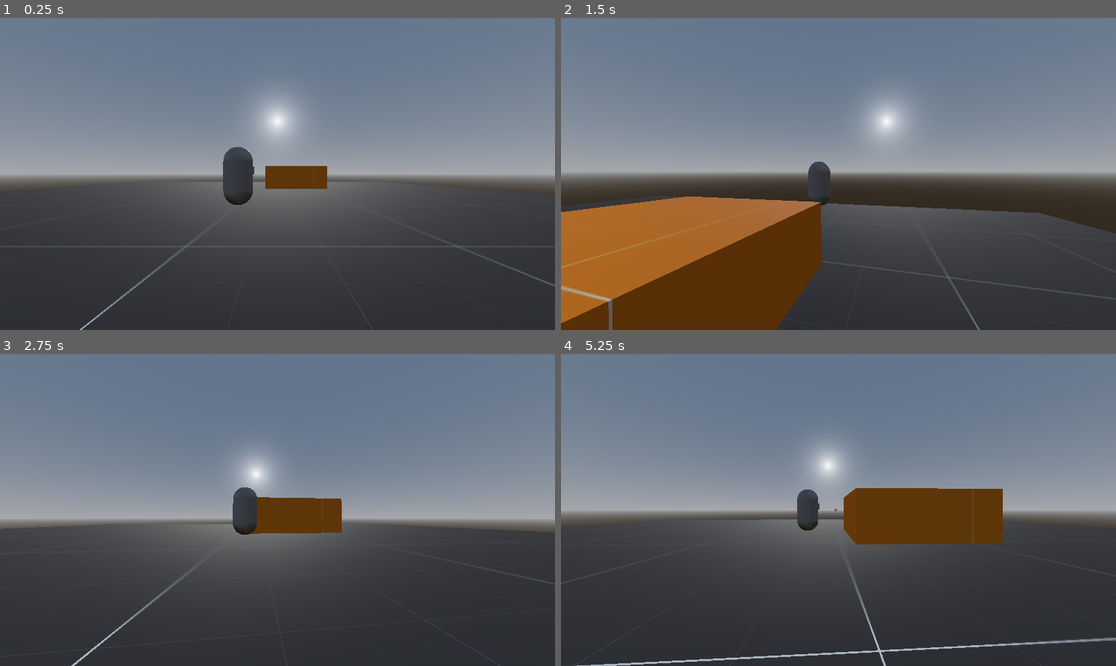
Above: before the commit, frames 1-4 (two rows, left to right).
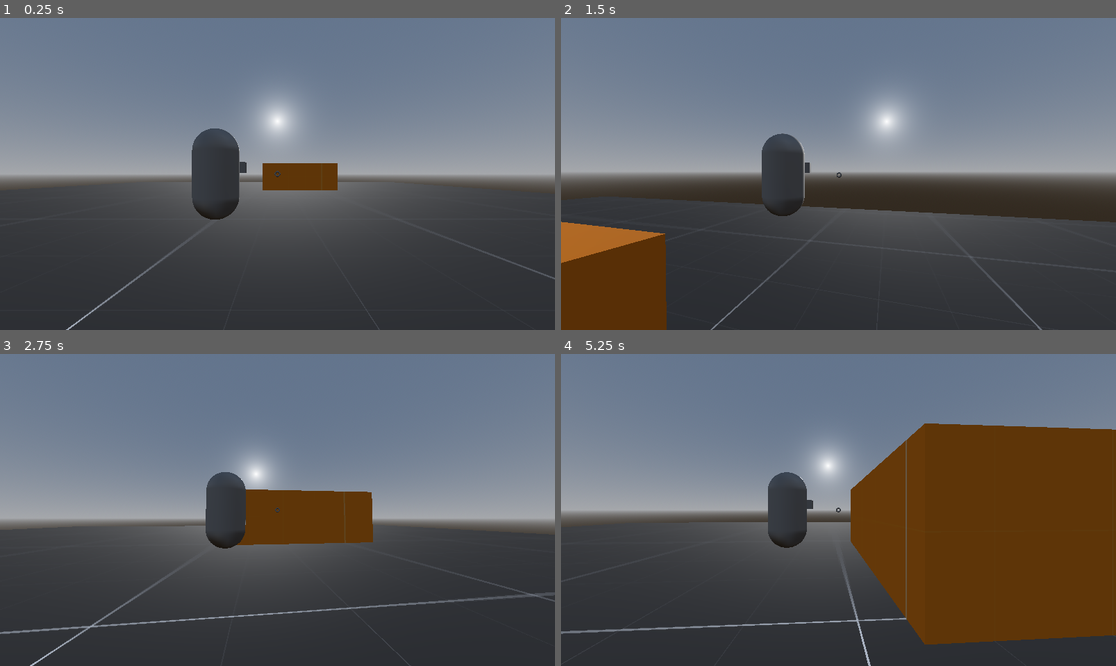
Above: after the commit, the same moments.

Repository: kylekrause3/man-vs-godot
Game: Godot game, scene res://scenes/levels/dev.tscn
The game is run twice, just before and just after one commit, with the same random seed, the same clock (stepped at 60 frames per second) and the same inputs.
Inputs (mouse positions are in pixels of both pictures, inside the frame that each line leads up to):
- Up to frame 1 (0.25 s): no input
- Up to frame 2 (1.5 s): tap Enter at 0.5 s; move the mouse to (866, 174) at 0.52 s; hold Shift (sprint) 0.53-1.28 s; hold W (up) from 0.53 s (still down); click (866, 174) at 0.67 s; tap Space (jump) at 0.77 s; move the mouse to (810, 174) at 1.27 s; tap Shift (sprint) at 1.35 s; click (810, 174) at 1.42 s
- Up to frame 3 (2.75 s): keep holding W (up); tap Space (jump) at 1.52 s; move the mouse to (288, 503) at 2.02 s; hold Shift (sprint) from 2.03 s (still down); tap R (teleport) at 2.1 s; click (288, 503) at 2.17 s
- Up to frame 4 (5.25 s): keep holding W (up); move the mouse to (832, 516) at 2.77 s; release Shift (sprint) at 2.78 s; tap Shift (sprint) at 2.85, 4.55 s; click (832, 516) at 2.92 s; tap Space (jump) at 3.02, 3.77, 4.52 s; move the mouse to (877, 513) at 3.52 s; hold Shift (sprint) 3.53-4.28 s; click (877, 513) at 3.67 s; move the mouse to (794, 506) at 4.27 s; tap R (teleport) at 4.35 s; click (794, 506) at 4.42 s; move the mouse to (844, 510) at 5.02 s; hold Shift (sprint) from 5.03 s (still down); click (844, 510) at 5.17 s

The runs differ from the first frame. In frame 1, 3.1% of the frame differs, in the area x 8-100%, y 35-100%; in frame 2, 18%; in frame 3, 4.5%; in frame 4, 28%, in the area x 0-100%, y 22-100%.

Commit message:
toggles for lerp and zoom, method for forward and target pos

Diff:
--- a/mvb/CameraFollow.gd
+++ b/mvb/CameraFollow.gd
@@ -1,14 +1,16 @@
 extends Camera3D
 
 @export var target : Node
-@export var orbit_radius : float = 7.0
+@export var orbit_radius : float = 4.5
 @export var view_sensitivity : float = 1.0
 @export var orient_target : bool = true
 @export var raycast : RayCast3D
 @export var zoom_fov_instead_of_distance : bool = false
 @export var zoom_amount : float = 0.5
 @export var fov_change_rate : float = 100
-@export var camera_acceleration : float = 10
+@export var camera_acceleration : float = 50
+@export var camera_lerp : bool = true
+@export var do_scroll_zoom : bool = true
 
 var mouse_input : Vector2 = Vector2.ZERO
 var view_sensitivity_scalar : float = 0.25
@@ -40,7 +42,10 @@
 
 
 func _process(delta):
-	self.global_position = lastpos.lerp(target.global_position, camera_acceleration * delta)
+	if camera_lerp:
+		self.global_position = lastpos.lerp(target.global_position, camera_acceleration * delta)
+	else:
+		self.global_position = target.global_position
 	lastpos = self.global_position
 	var backward = get_backward(self.rotation)
 
@@ -83,18 +88,20 @@
 				Input.mouse_mode = Input.MOUSE_MODE_CAPTURED
 				do_mouse_movement = true
 		if event.button_index == MOUSE_BUTTON_WHEEL_UP:
-			if zoom_fov_instead_of_distance:
-				tracked_fov -= zoom_amount
-				sprintfov -= zoom_amount
-			else:
-				if orbit_radius - zoom_amount > 0:
-					orbit_radius -= zoom_amount
+			if do_scroll_zoom:
+				if zoom_fov_instead_of_distance:
+					tracked_fov -= zoom_amount
+					sprintfov -= zoom_amount
+				else:
+					if orbit_radius - zoom_amount > 0:
+						orbit_radius -= zoom_amount
 		if event.button_index == MOUSE_BUTTON_WHEEL_DOWN:
-			if zoom_fov_instead_of_distance:
-				tracked_fov += zoom_amount
-				sprintfov += zoom_amount
-			else:
-				orbit_radius += zoom_amount
+			if do_scroll_zoom:
+				if zoom_fov_instead_of_distance:
+					tracked_fov += zoom_amount
+					sprintfov += zoom_amount
+				else:
+					orbit_radius += zoom_amount
 	elif event is InputEventKey and event.pressed:
 		if event.keycode == KEY_ESCAPE:
 			if Input.mouse_mode == Input.MOUSE_MODE_CAPTURED:
@@ -108,6 +115,13 @@
 	ret = ret.rotated(Vector3(0, 1, 0), rot.y)
 	return ret.normalized()
 
+func get_camera_forward() -> Vector3:
+	return -(self.global_basis * Vector3(0, 0, 1)).normalized()
+
 
 func set_desired_fov(fov : float) -> void:
 	desired_fov = fov
+
+
+func get_target_position() -> Vector3:
+	return Vector3(target.global_position.x, target.global_position.y, target.global_position.z)
